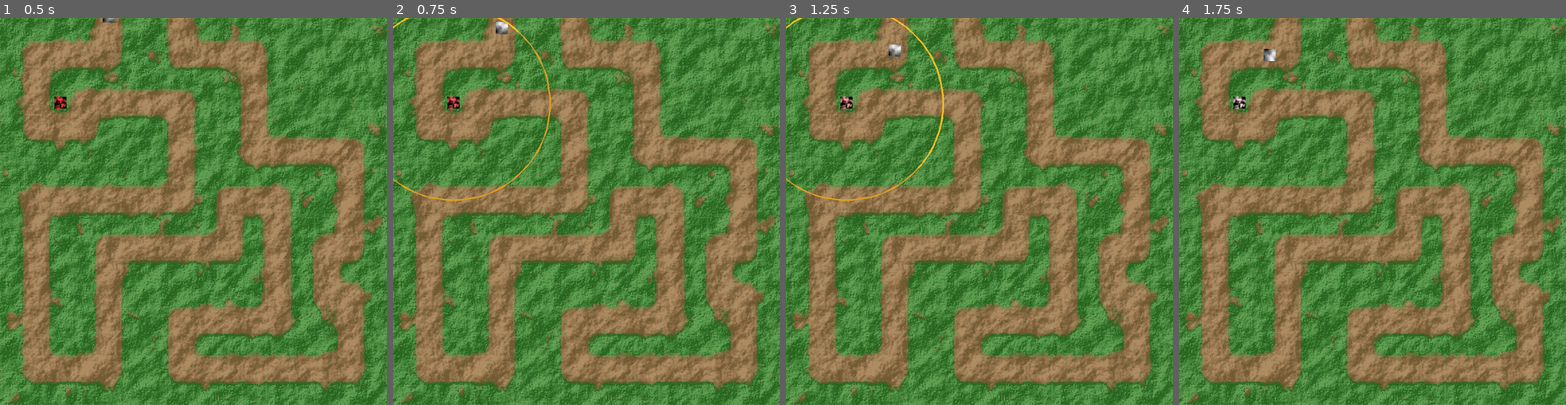
Above: before the commit, frames 1-4 (left to right).
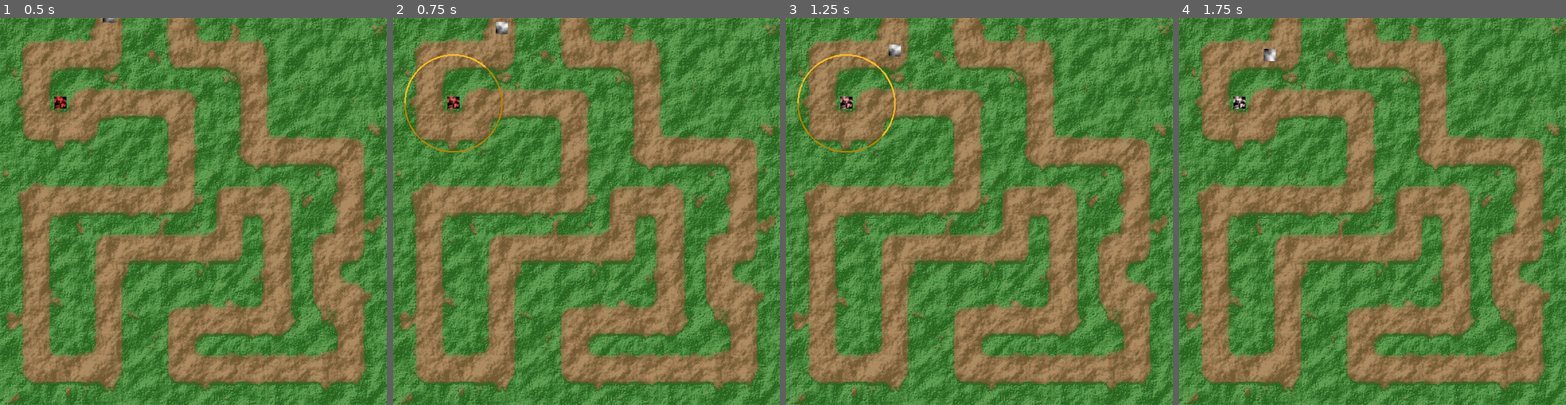
Above: after the commit, the same moments.

Repository: lynnpepin/genericdefense2
Game: Godot game, scene res://base.tscn
Two runs of this game, one before a commit and one after it. Both use one fixed random seed, a clock stepped at 60 frames per second and the inputs below.
Inputs (mouse positions are in pixels of both pictures, inside the frame that each line leads up to):
- Up to frame 1 (0.5 s): no input
- Up to frame 2 (0.75 s): tap Enter (key_enter) at 0.5 s; move the mouse to (454, 103) at 0.52 s; hold 0 (key_0) from 0.53 s (still down)
- Up to frame 3 (1.25 s): keep holding 0 (key_0)
- Up to frame 4 (1.75 s): move the mouse to (1295, 230) at 1.27 s; release 0 (key_0) at 1.28 s; tap 1 (key_1) at 1.35 s

Frame 1 is identical in both runs. In frame 2, 0.7% of the frame differs, in the area x 0-41%, y 0-48%; in frame 3, 0.8%; in frame 4, nothing differs.

Commit message:
feat(tower): Can now detect creep entered

Diff:
--- a/Creep.gd
+++ b/Creep.gd
@@ -7,7 +7,7 @@
 
 # Called when the node enters the scene tree for the first time.
 func _ready():
-	add_to_group("creep")
+	$Area2D.add_to_group("creep")
 	pass # Replace with function body.
 
 
--- a/Tower.gd
+++ b/Tower.gd
@@ -1,6 +1,6 @@
 extends Node2D
 
-var RADIUS = 128;
+var RADIUS = 64.0;
 var FIRE_PERIOD = 2.0;
 var FIRE_TIMER  = 2.0;
 
@@ -10,8 +10,12 @@
 
 func _ready():
 	$AttackArea/CollisionShape2D.shape.radius = RADIUS;
+
 	$TowerArea.connect("mouse_entered", _on_mouse_entered)
 	$TowerArea.connect("mouse_exited", _on_mouse_exited)
+
+	$AttackArea.connect("area_entered", _on_attack_area_entered)
+	$AttackArea.connect("area_exited", _on_attack_area_exited)
 
 
 
@@ -43,7 +47,7 @@
 			0,
 			2 * PI,
 			121,
-			Color(.875, 0.625, 0.125),
+			Color(0.75, 0.5, 0.0),
 			2.0
 		)
 		draw_arc(
@@ -56,6 +60,14 @@
 			2.0
 		)
 
+func _on_attack_area_entered(area):
+	if area.is_in_group("creep"):
+		print("A creep has entered the area.")
+
+func _on_attack_area_exited(area):
+	if area.is_in_group("creep"):
+		print("A creep has entered the area.")
+
 # Signal handler for mouse entered
 func _on_mouse_entered():
 	print("Mouse has entered")
--- a/base.tscn
+++ b/base.tscn
@@ -66,9 +66,9 @@
 [node name="Sprite2D" type="Sprite2D" parent="CreepPath/PathFollow2D/Creep"]
 texture = SubResource("NoiseTexture2D_7x8io")
 
-[node name="StaticBody2D" type="StaticBody2D" parent="CreepPath/PathFollow2D/Creep"]
+[node name="Area2D" type="Area2D" parent="CreepPath/PathFollow2D/Creep"]
 
-[node name="CollisionShape2D" type="CollisionShape2D" parent="CreepPath/PathFollow2D/Creep/StaticBody2D"]
+[node name="CollisionShape2D" type="CollisionShape2D" parent="CreepPath/PathFollow2D/Creep/Area2D"]
 shape = SubResource("RectangleShape2D_fkfrl")
 
 [node name="Tower" type="Node2D" parent="."]
